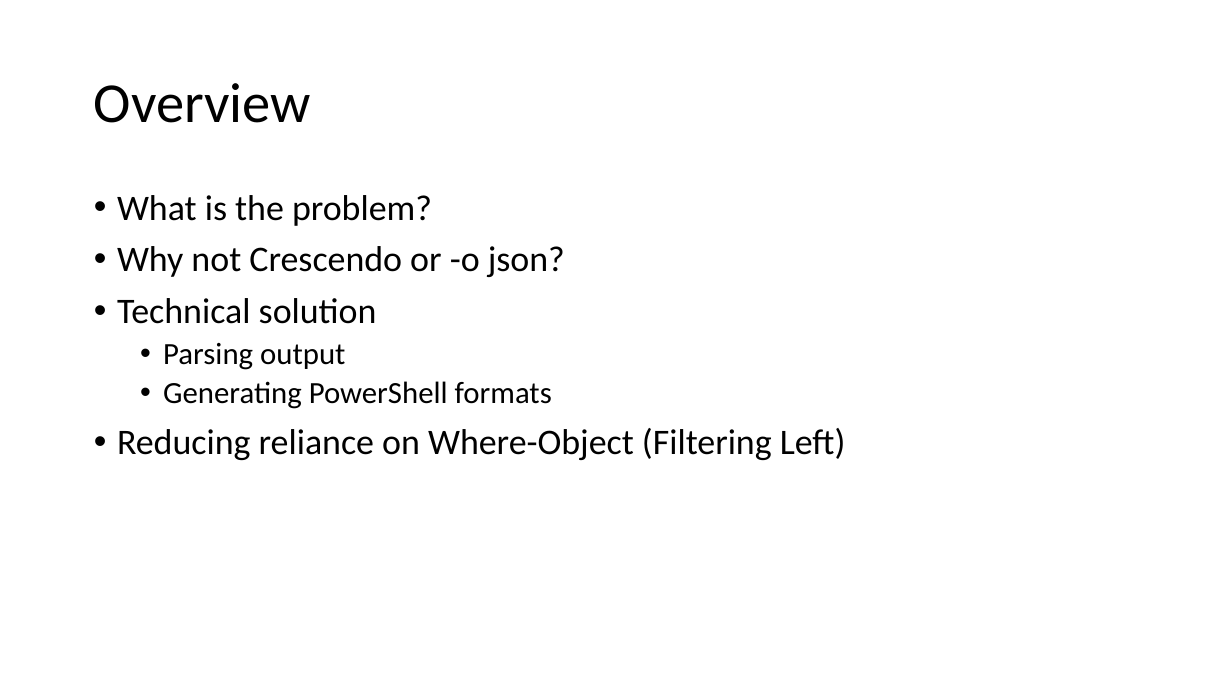
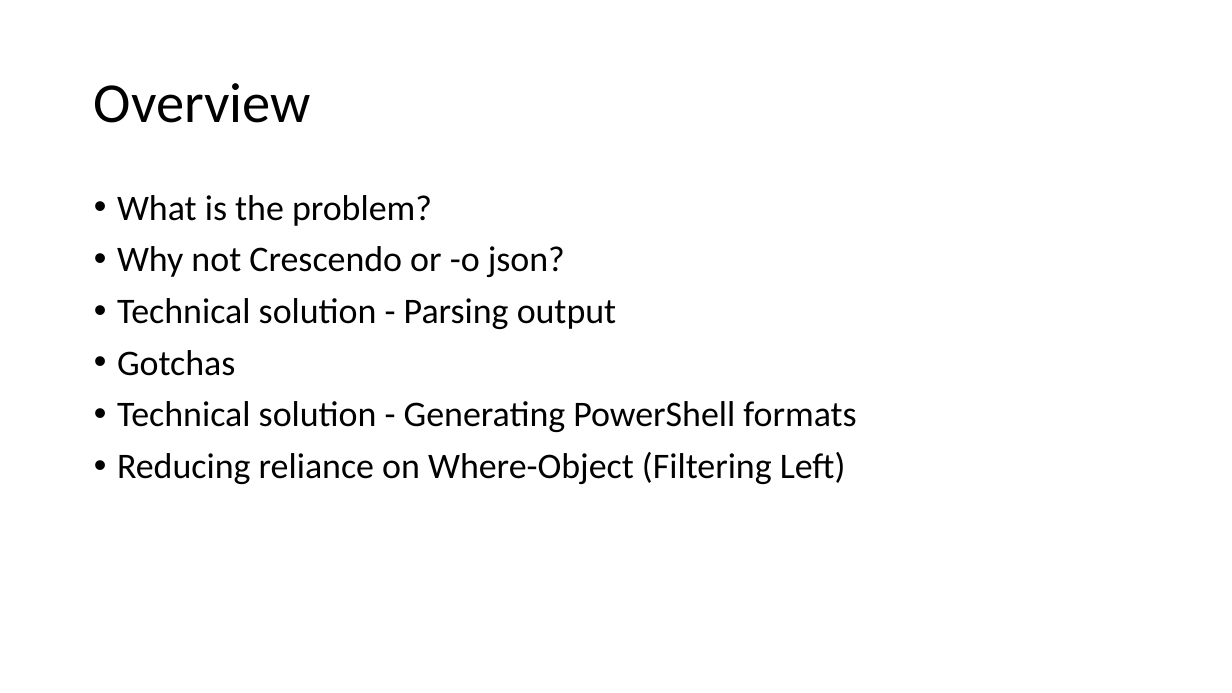
Before and after one commit to ThePoShWolf/Sessions, a slide deck: slide 3 of 2023-04-27 - Making Kubectl PowerShell friendly/PowerShell Summit 2023 - Making Kubectl PowerShell friendly.pptx. Drawn at 1232x693 pixels with LibreOffice and Linux fonts; fonts in the diff are those of the drawing; background and template pictures are left out. Boxes give left, top, right and bottom in pixels: in the first picture for what was removed or moved away, otherwise in the second. Text is boxed around its words. In the diff, an @@ line names an element or a change of style, - is before the commit and + after.

```diff
--- a/2023-04-27 - Making Kubectl PowerShell friendly/PowerShell Summit 2023 - Making Kubectl PowerShell friendly.pptx
+++ b/2023-04-27 - Making Kubectl PowerShell friendly/PowerShell Summit 2023 - Making Kubectl PowerShell friendly.pptx
@@ text at bbox=[117, 298, 856, 432]: text changed; size 24 to 28 pt @@
-• Technical solution
-  • Parsing output
-  • Generating PowerShell formats
+• Technical solution - Parsing output
+• Gotchas
+• Technical solution - Generating PowerShell formats
```
Also in this commit, not shown: 2 other slides changed, 2 slides added, 1 slide removed.
